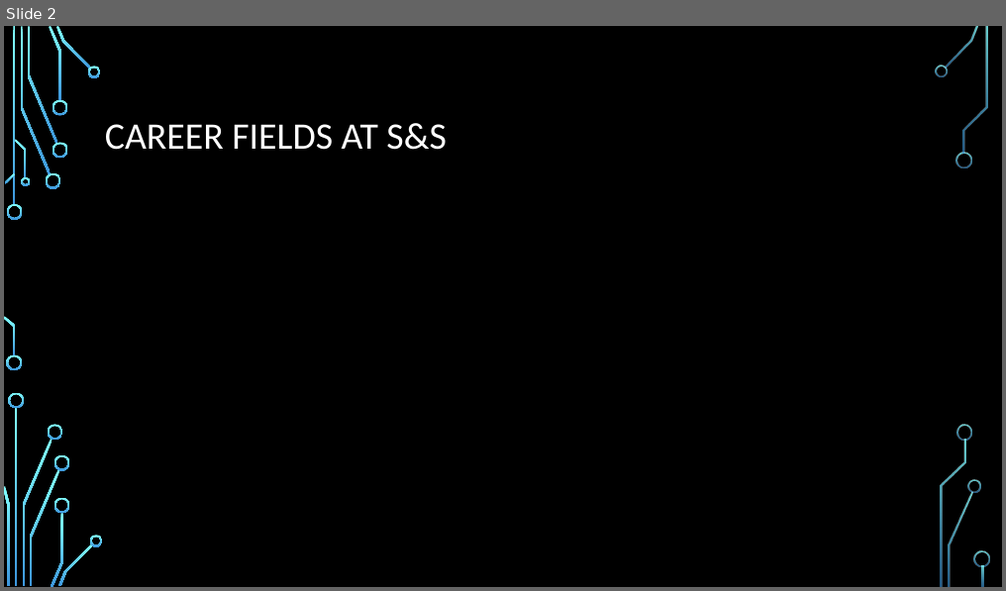
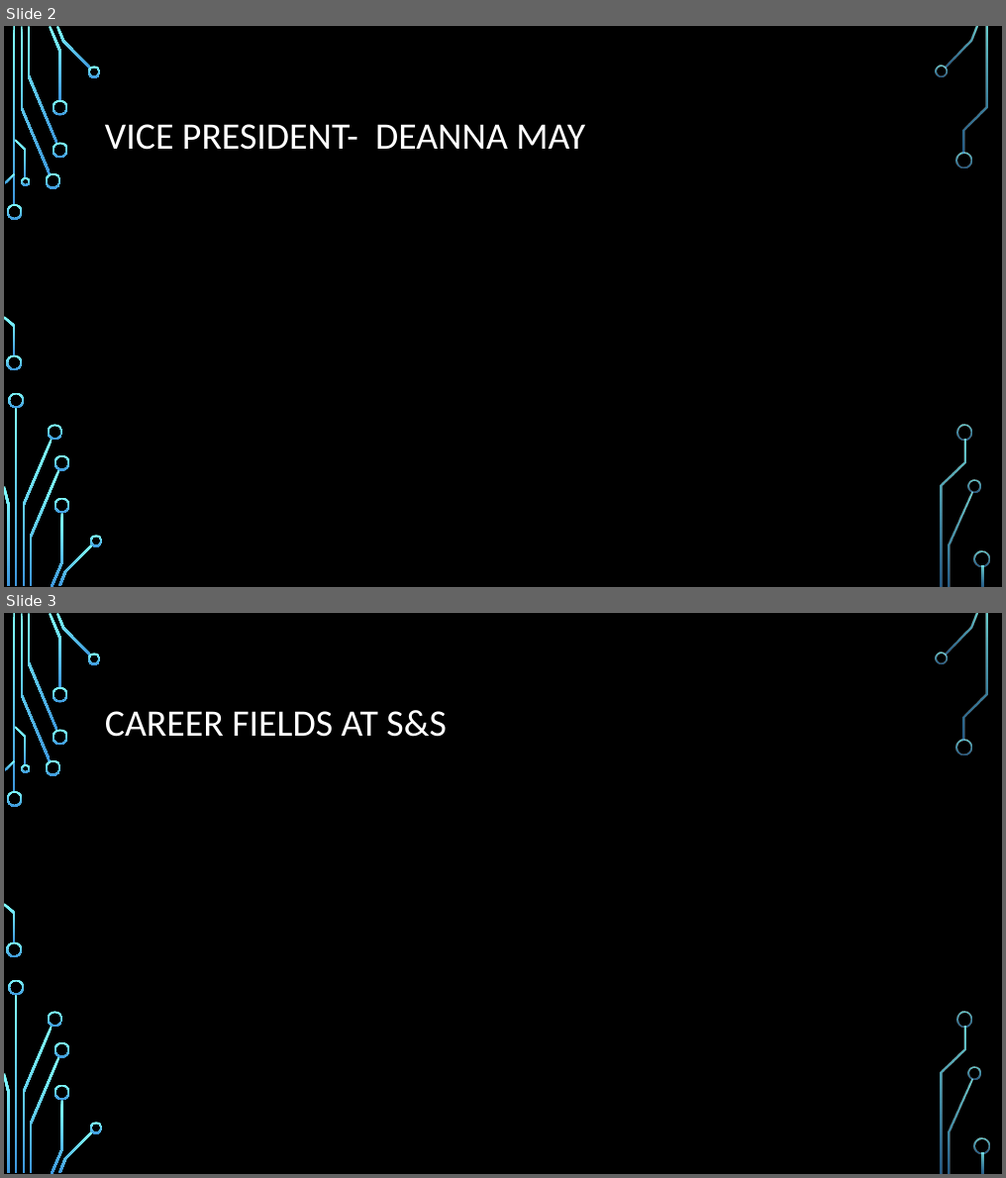
Before and after one commit to daviddcbud/TrainingApp, a slide deck: PowerPointSlids.pptx. Shown one above the other, each under a label of ours: slide 2 before the commit, slides 2 and 3 after it. The pictures are 1006x591 and 1006x1178 pixels, drawn with LibreOffice and Linux fonts; fonts in the diff are those of the drawing; background and template pictures are left out. Boxes give left, top, right and bottom in pixels: in the first picture for what was removed or moved away, otherwise in the second. Text is boxed around its words. In the diff, an @@ line names an element or a change of style, - is before the commit and + after.

```diff
--- a/PowerPointSlids.pptx
+++ b/PowerPointSlids.pptx
@@ slide 2 added at bbox=[4, 26, 1002, 587], background picture (left out); not listed: 36 template elements that a slide beside it also shows @@
@@ title added at bbox=[105, 124, 585, 150], 36 pt, text #FFFFFF @@
+VICE PRESIDENT- DEANNA MAY
@@ what was slide 2 is now slide 3 @@
```
Also in this commit, not shown: 6 slides changed, 1 other slide added, 1 other file.
